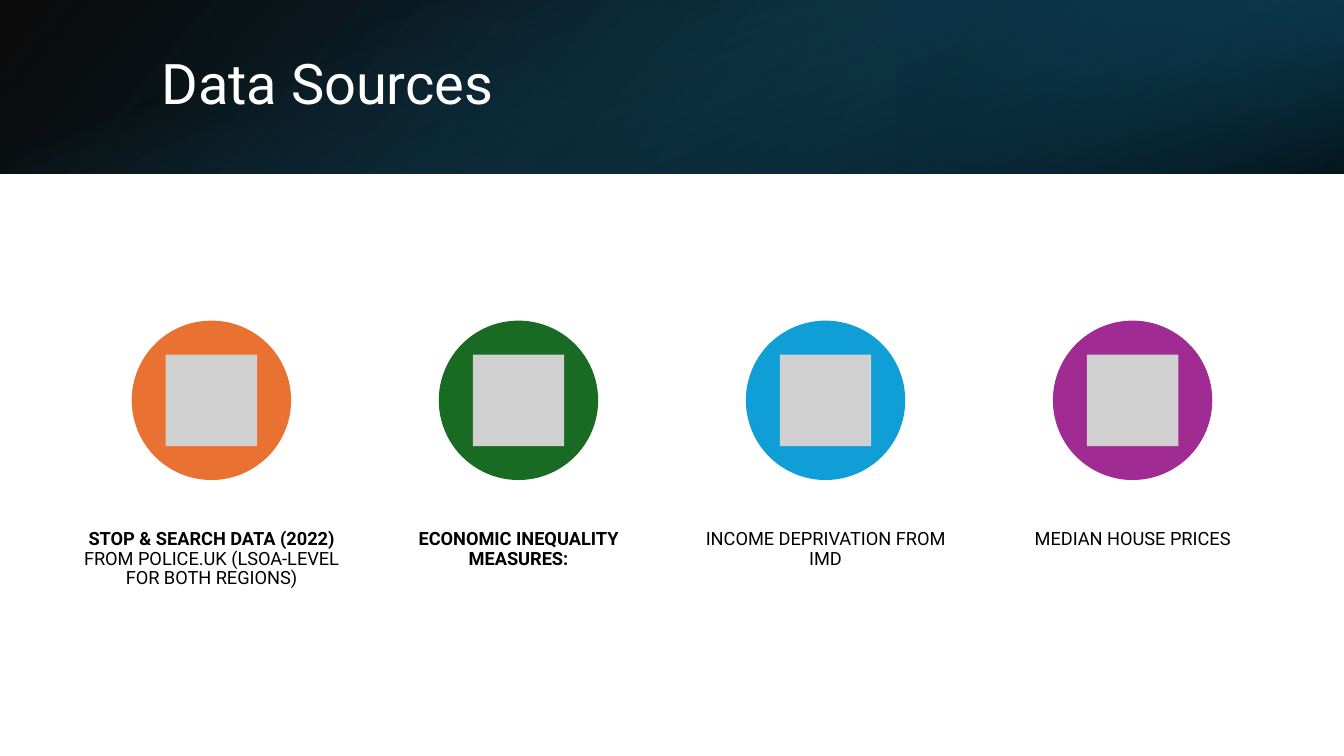
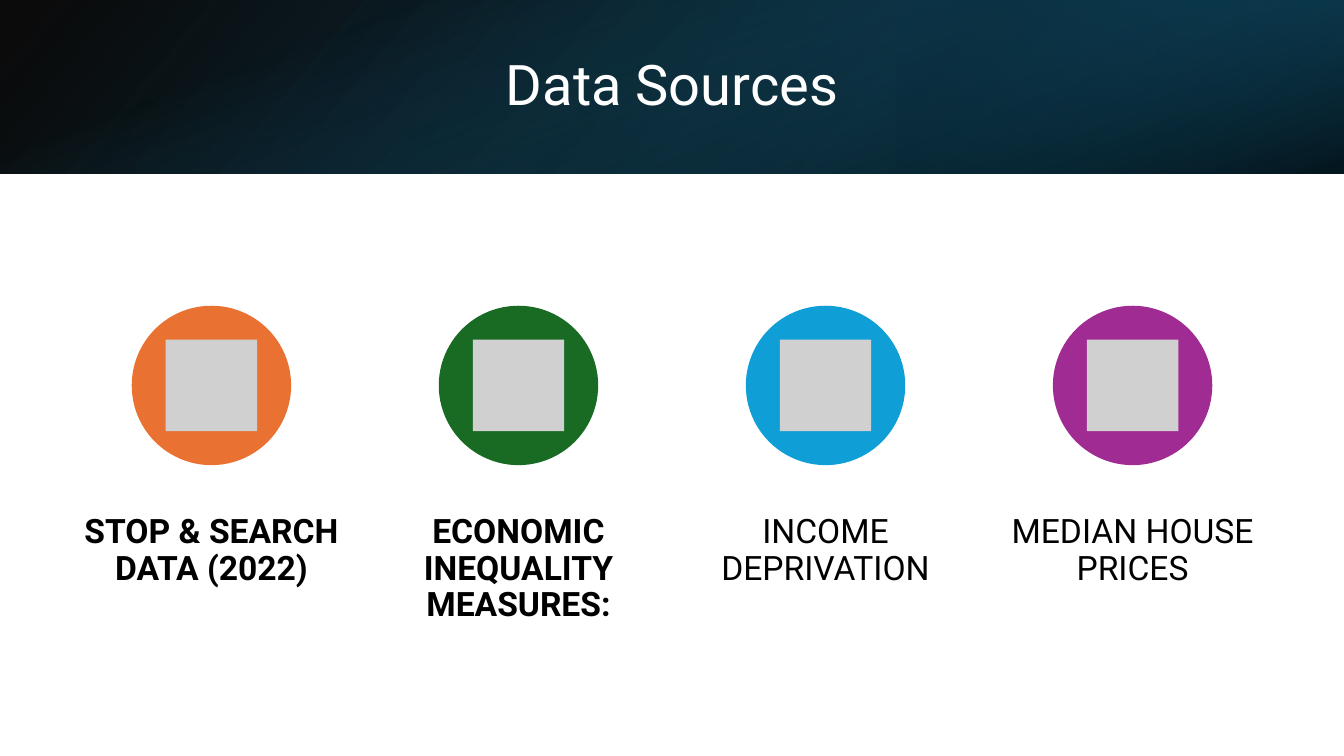
Before and after one commit to KofiBartonByfield/Dissertation, a slide deck: slide 6 of documents/The Price of Policing.pptx. Drawn at 1344x756 pixels with LibreOffice and Linux fonts; fonts in the diff are those of the drawing; grey boxes stand for pictures. Boxes give left, top, right and bottom in pixels: in the first picture for what was removed or moved away, otherwise in the second. Text is boxed around its words. In the diff, an @@ line names an element or a change of style, - is before the commit and + after.

```diff
--- a/documents/The Price of Policing.pptx
+++ b/documents/The Price of Policing.pptx
@@ title "Data Sources": place and size @@
-title "Data Sources" at (161, 63, 493, 105)
+title "Data Sources" at (506, 64, 838, 106)
@@ title "Data Sources" at (506, 64, 838, 106): alignment left to centre @@
@@ 4 pictures, 4 ellipses: place and size @@
-4 pictures, 4 ellipses at (132, 321, 1213, 480)
+4 pictures, 4 ellipses at (132, 306, 1213, 465)
@@ text at (84, 518, 338, 588): text changed; size 13 to 24 pt; bold on @@
-STOP & SEARCH DATA (2022) FROM POLICE.UK (LSOA-LEVEL FOR BOTH REGIONS)
+STOP & SEARCH DATA (2022)
@@ text "ECONOMIC INEQUALITY MEASURES:" at (424, 518, 613, 617): size 13 to 24 pt; more space between paragraphs @@
@@ text "ECONOMIC INEQUALITY MEASURES:": place and size @@
-text "ECONOMIC INEQUALITY MEASURES:" at (419, 532, 618, 565)
+text "ECONOMIC INEQUALITY MEASURES:" at (424, 518, 613, 617)
@@ text at (721, 518, 929, 581): text changed; size 13 to 24 pt @@
-INCOME DEPRIVATION FROM IMD
+INCOME DEPRIVATION
@@ text "MEDIAN HOUSE PRICES": place and size @@
-text "MEDIAN HOUSE PRICES" at (1035, 532, 1231, 545)
+text "MEDIAN HOUSE PRICES" at (1012, 518, 1254, 581)
@@ text "MEDIAN HOUSE PRICES" at (1012, 518, 1254, 581): size 13 to 24 pt; more space between paragraphs @@
```
Also in this commit, not shown: 6 other slides changed, 2 slides added.
